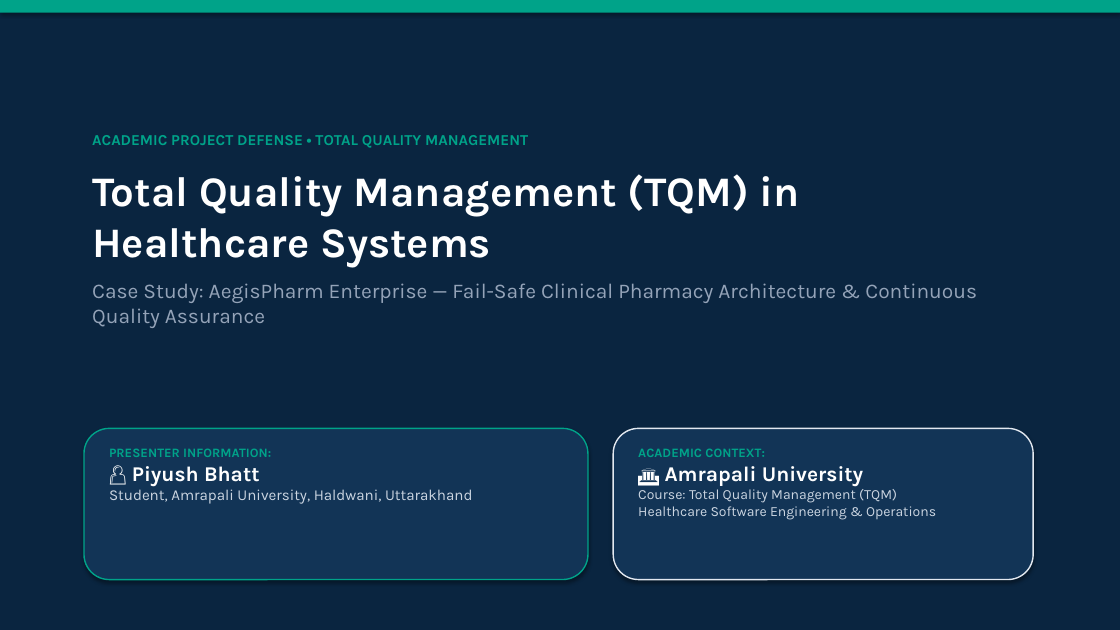
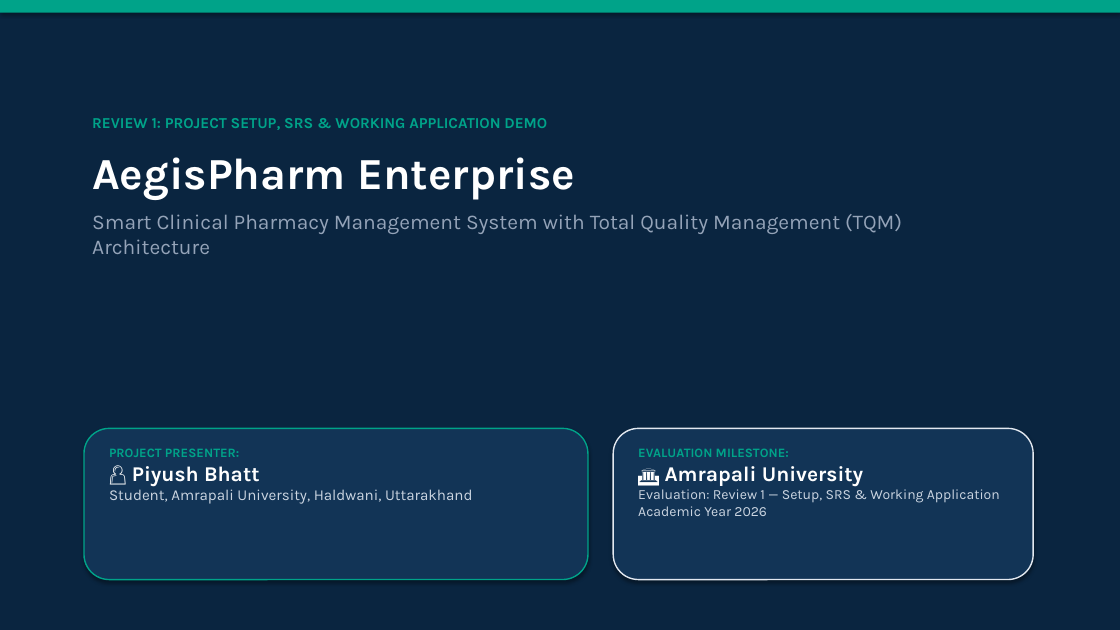
Before and after one commit to Piyush7251/Pharmacy_Management_System, a slide deck: slide 1 of AegisPharm_TQM_Presentation_Piyush_Bhatt.pptx. Drawn at 1120x630 pixels with LibreOffice and Linux fonts; fonts in the diff are those of the drawing. Boxes give left, top, right and bottom in pixels: in the first picture for what was removed or moved away, otherwise in the second. Text is boxed around its words. In the diff, an @@ line names an element or a change of style, - is before the commit and + after.

Commit message:
docs: add Review 1 IEEE 830 SRS, aligned TQM presentation slides, and live demonstration guide

```diff
--- a/AegisPharm_TQM_Presentation_Piyush_Bhatt.pptx
+++ b/AegisPharm_TQM_Presentation_Piyush_Bhatt.pptx
@@ text at box(92, 118, 902, 254): text changed @@
-ACADEMIC PROJECT DEFENSE • TOTAL QUALITY MANAGEMENT
-Total Quality Management (TQM) in Healthcare Systems
-Case Study: AegisPharm Enterprise — Fail-Safe Clinical Pharmacy Architecture & Continuous Quality Assurance
+REVIEW 1: PROJECT SETUP, SRS & WORKING APPLICATION DEMO
+AegisPharm Enterprise
+Smart Clinical Pharmacy Management System with Total Quality Management (TQM) Architecture
@@ text at box(109, 448, 239, 457): text changed @@
-PRESENTER INFORMATION:
+PROJECT PRESENTER:
@@ text at box(638, 448, 789, 457): text changed @@
-ACADEMIC CONTEXT:
+EVALUATION MILESTONE:
@@ text at box(638, 489, 1000, 516): text changed @@
-Course: Total Quality Management (TQM)
-Healthcare Software Engineering & Operations
+Evaluation: Review 1 — Setup, SRS & Working Application
+Academic Year 2026
```
Also in this commit, not shown: 7 other slides changed, 6 slides added, 6 slides removed, 7 other files.
